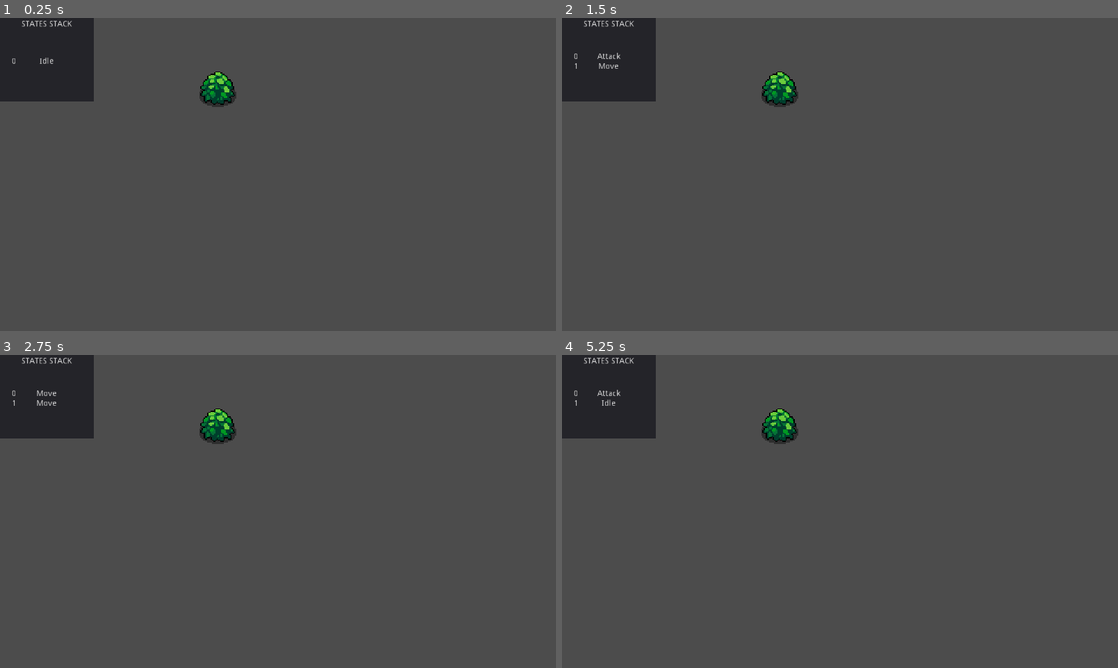
Above: before the commit, frames 1-4 (two rows, left to right).
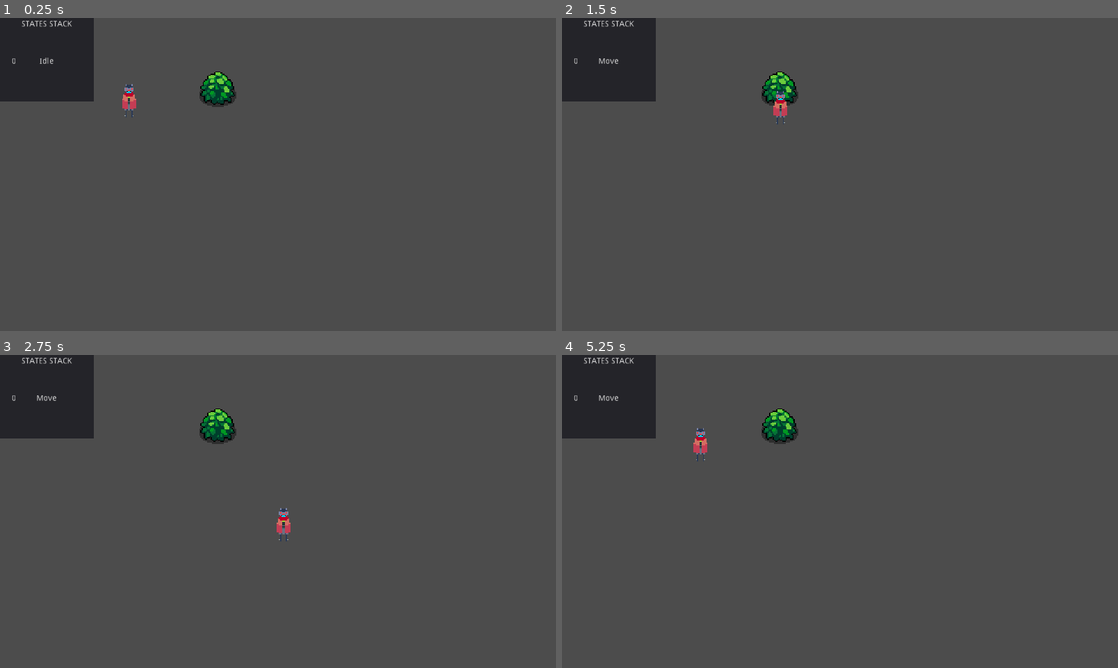
Above: after the commit, the same moments.

Repository: CaelRowley/RSP
Game: Godot game, scene res://world/levels/demo/Demo.tscn
Two runs of this game, one before a commit and one after it. Both use one fixed random seed, a clock stepped at 60 frames per second and the inputs below.
Inputs:
- Up to frame 1 (0.25 s): no input
- Up to frame 2 (1.5 s): tap Enter at 0.5 s; hold Right (ui_right) 0.53-1.28 s; hold Down (ui_down) from 1.28 s (still down)
- Up to frame 3 (2.75 s): release Down (ui_down) at 2.03 s; hold Right (ui_right) from 2.03 s (still down)
- Up to frame 4 (5.25 s): release Right (ui_right) at 2.78 s; hold Up (ui_up) 2.78-3.53 s; hold Left (ui_left) 3.53-5.03 s; hold Down (ui_down) from 5.03 s (still down)

The runs differ from the first frame. In frame 1, 0.2% of the frame differs, in the area x 22-25%, y 21-32%; in frame 2, 0.3%, in the area x 2-41%, y 11-34%; in frame 3, 0.3%; in frame 4, 0.3%.

Commit message:
feat: add move state for player with basic controls

Diff:
--- a/src/world/actors/players/player/Player.tscn
+++ b/src/world/actors/players/player/Player.tscn
@@ -1,10 +1,11 @@
-[gd_scene load_steps=6 format=2]
+[gd_scene load_steps=7 format=2]
 
 [ext_resource path="res://world/actors/players/player/player.gd" type="Script" id=1]
 [ext_resource path="res://world/actors/players/player/states/state-machine.gd" type="Script" id=2]
 [ext_resource path="res://world/actors/players/player/states/idle.gd" type="Script" id=3]
 [ext_resource path="res://world/actors/players/player/states/move.gd" type="Script" id=4]
 [ext_resource path="res://world/actors/players/player/states/attack.gd" type="Script" id=5]
+[ext_resource path="res://world/actors/players/player/sprites/player-idle.png" type="Texture" id=6]
 
 [node name="Player" type="KinematicBody2D"]
 script = ExtResource( 1 )
@@ -21,3 +22,8 @@
 
 [node name="Attack" type="Node" parent="StateMachine"]
 script = ExtResource( 5 )
+
+[node name="Sprite" type="Sprite" parent="."]
+position = Vector2( 0, -14.4872 )
+texture = ExtResource( 6 )
+hframes = 4
--- a/src/world/actors/players/player/player.gd
+++ b/src/world/actors/players/player/player.gd
@@ -1 +1,3 @@
 extends KinematicBody2D
+
+var velocity = Vector2.ZERO
--- a/src/world/actors/players/player/states/attack.gd
+++ b/src/world/actors/players/player/states/attack.gd
@@ -1,4 +1,4 @@
-extends "res://world/scripts/state.gd"
+extends 'res://world/scripts/state.gd'
 
 func enter():
 	print('enter attack')
--- a/src/world/actors/players/player/states/idle.gd
+++ b/src/world/actors/players/player/states/idle.gd
@@ -1,7 +1,16 @@
-extends "res://world/scripts/state.gd"
+extends 'res://world/scripts/state.gd'
+
+const FRICTION = 400
 
 func enter():
 	print('enter idle')
 
 func exit():
 	print('exit idle')
+
+func _handleInput(event):
+	if Vector2(
+		event.get_action_strength('ui_right') - event.get_action_strength('ui_left'),
+		event.get_action_strength('ui_down') - event.get_action_strength('ui_up')
+	):
+		emit_signal('stateFinished', 'move')
--- a/src/world/actors/players/player/states/move.gd
+++ b/src/world/actors/players/player/states/move.gd
@@ -1,7 +1,30 @@
-extends "res://world/scripts/state.gd"
+extends 'res://world/scripts/state.gd'
+
+const MAX_SPEED = 100
+const ACCELERATION = 400
+const FRICTION = 400
 
 func enter():
 	print('enter move')
 
 func exit():
 	print('exit move')
+
+func _update(delta):
+	var inputVector = Vector2(
+		Input.get_action_strength('ui_right') - Input.get_action_strength('ui_left'),
+		Input.get_action_strength('ui_down') - Input.get_action_strength('ui_up')
+	)
+
+	if inputVector == Vector2.ZERO:
+		if owner.velocity == Vector2.ZERO:
+			emit_signal('stateFinished', 'idle')
+			return
+		owner.velocity = owner.velocity.move_toward(Vector2.ZERO, FRICTION * delta)
+		owner.move_and_slide(owner.velocity)
+		return
+
+	inputVector = inputVector.normalized()
+	owner.velocity = owner.velocity.move_toward(inputVector * MAX_SPEED, ACCELERATION * delta)
+
+	owner.move_and_slide(owner.velocity)
--- a/src/world/actors/players/player/states/state-machine.gd
+++ b/src/world/actors/players/player/states/state-machine.gd
@@ -1,23 +1,14 @@
-extends "res://world/scripts/state-machine.gd"
+extends 'res://world/scripts/state-machine.gd'
+
+var velocity = Vector2.ZERO
 
 func _ready():
 	.setStatesMap({
-		"idle": $Idle,
-		"move": $Move,
-		"attack": $Attack,
+		'idle': $Idle,
+		'move': $Move,
+		'attack': $Attack,
 	})
 
+# Handle input here for stateless or state interrupting inputs
 func _unhandled_input(event):
-	if event.is_action_pressed("ui_left"):
-		.changeState("idle")
-		return
-	if event.is_action_pressed("ui_right"):
-		.changeState("move")
-		return
-	if event.is_action_pressed("ui_down"):
-		statesStack.push_front("attack")
-		.changeState("attack")
-		return
-	if event.is_action_pressed("ui_up"):
-		.changeState("previous")
-		return
+	._unhandled_input(event)
--- a/src/world/levels/demo/Demo.tscn
+++ b/src/world/levels/demo/Demo.tscn
@@ -12,6 +12,7 @@
 position = Vector2( 187.929, 68.5372 )
 
 [node name="Player" parent="YSort" instance=ExtResource( 2 )]
+position = Vector2( 111.489, 84.2441 )
 
 [node name="StatesStackDisplay" parent="." instance=ExtResource( 3 )]
 [connection signal="stateChanged" from="YSort/Player/StateMachine" to="StatesStackDisplay" method="_on_Player_stateChanged"]
--- a/src/world/scripts/state-machine.gd
+++ b/src/world/scripts/state-machine.gd
@@ -11,7 +11,7 @@
 # Intialize state and connect stateFinished signals of all child states
 func _ready():
 	for child in get_children():
-		child.connect("stateFinished", self, "changeState")
+		child.connect('stateFinished', self, 'changeState')
 	initialize(initialState)
 
 # Pass user input event to the current state node
@@ -28,7 +28,7 @@
 	statesStack.push_front(get_node(newState))
 	currentState = statesStack[0]
 	currentState.enter()
-	emit_signal("stateChanged", statesStack)
+	emit_signal('stateChanged', statesStack)
 
 func setStatesMap(newStatesMap):
 	statesMap = newStatesMap
@@ -46,7 +46,7 @@
 	if not isActive:
 		return
 
-	if newState == "previous":
+	if newState == 'previous':
 		# Cannot access previous state if there is only 1 state
 		if statesStack.size() <= 1:
 			var error = str(
@@ -64,7 +64,7 @@
 	currentState = statesStack[0]
 
 	# Should not call enter() when returning to a previous state
-	if newState != "previous":
+	if newState != 'previous':
 		currentState.enter()
 
-	emit_signal("stateChanged", statesStack)
+	emit_signal('stateChanged', statesStack)
